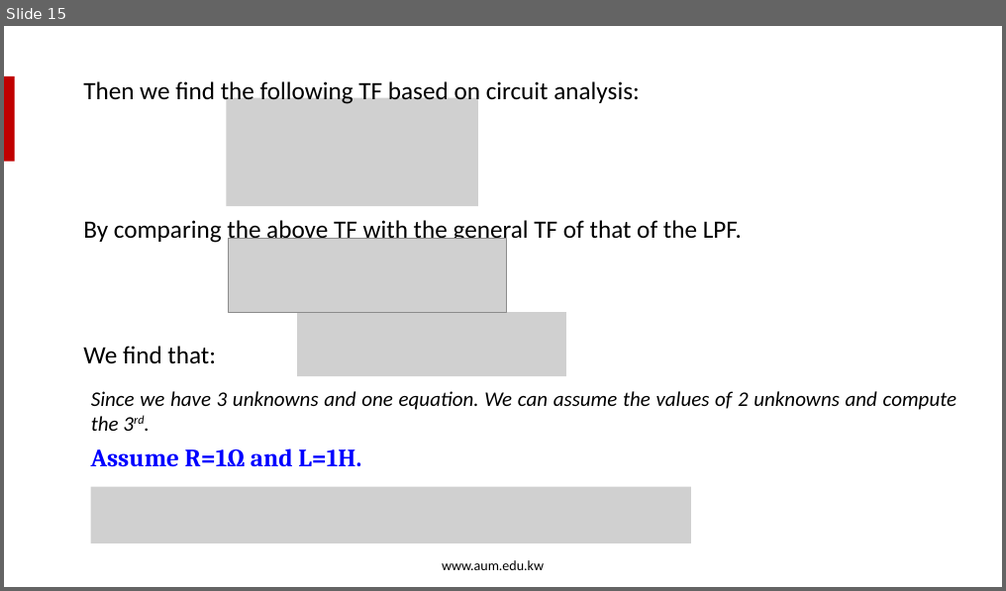
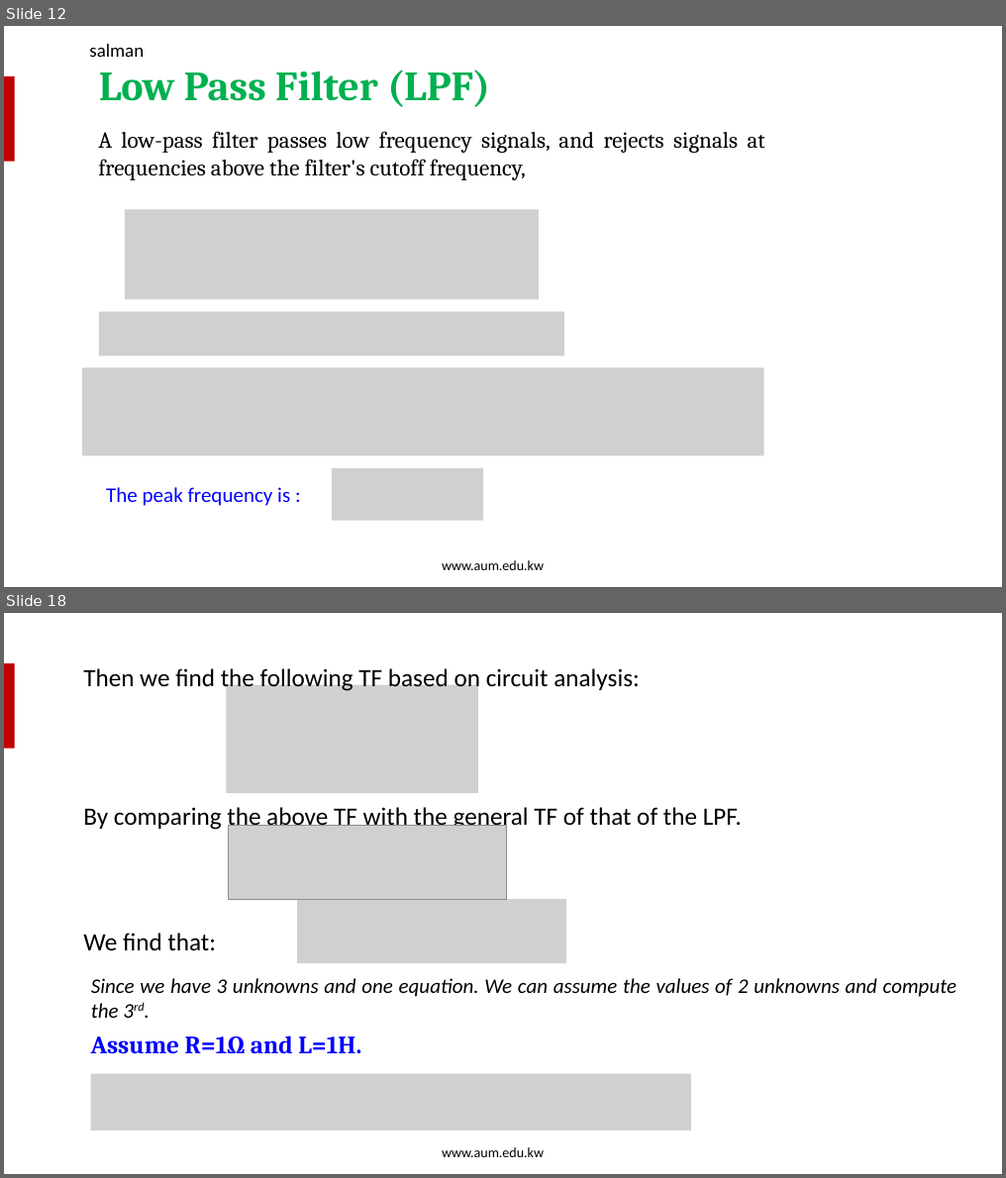
Before and after one commit to salmanrazzaq1993/AUM-WORK, a slide deck: PP WORK/Instructor Version/Week 6/Week 6 Lecture 2 - Filters part A.pptx. Shown one above the other, each under a label of ours: slide 15 before the commit, slides 12 and 18 after it; the slides between them are not shown. The pictures are 1006x591 and 1006x1178 pixels, drawn with LibreOffice and Linux fonts; fonts in the diff are those of the drawing; grey boxes stand for pictures; background and template pictures are left out. Boxes give left, top, right and bottom in pixels: in the first picture for what was removed or moved away, otherwise in the second. Text is boxed around its words. In the diff, an @@ line names an element or a change of style, - is before the commit and + after.

```diff
--- a/PP WORK/Instructor Version/Week 6/Week 6 Lecture 2 - Filters part A.pptx
+++ b/PP WORK/Instructor Version/Week 6/Week 6 Lecture 2 - Filters part A.pptx
@@ slide 12 added at (4,26,1002,587), background picture (left out); not listed: 2 template elements that a slide beside it also shows @@
@@ text added at (89,44,144,57), 18 pt, text #000000 @@
+salman
@@ text added at (99,70,490,107), 40 pt, text #00B050, bold @@
+Low Pass Filter (LPF)
@@ text added at (98,131,765,180), 22 pt, text #000000 @@
+A low-pass filter passes low frequency signals, and rejects signals at frequencies above the filter's cutoff frequency,
@@ picture added at (125,209,539,299) @@
@@ picture added at (99,312,564,356) @@
@@ picture added at (82,369,764,457) @@
@@ picture added at (332,469,484,521) @@
@@ text added at (106,487,290,506), 20 pt, text #0000FF @@
+The peak frequency is :
@@ what was slide 15 is now slide 18 @@
```
Also in this commit, not shown: 16 slides changed, 3 other slides added.
